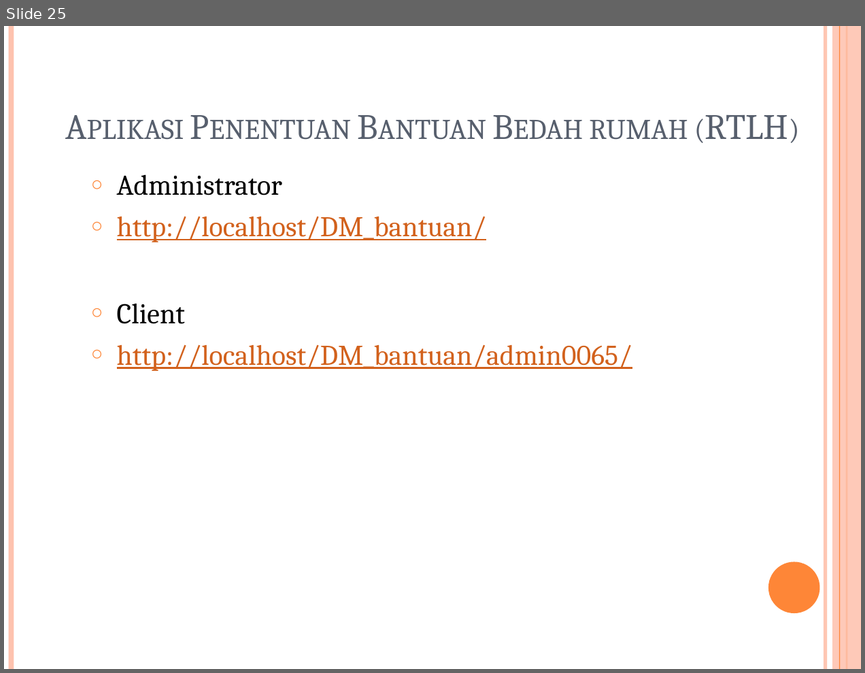
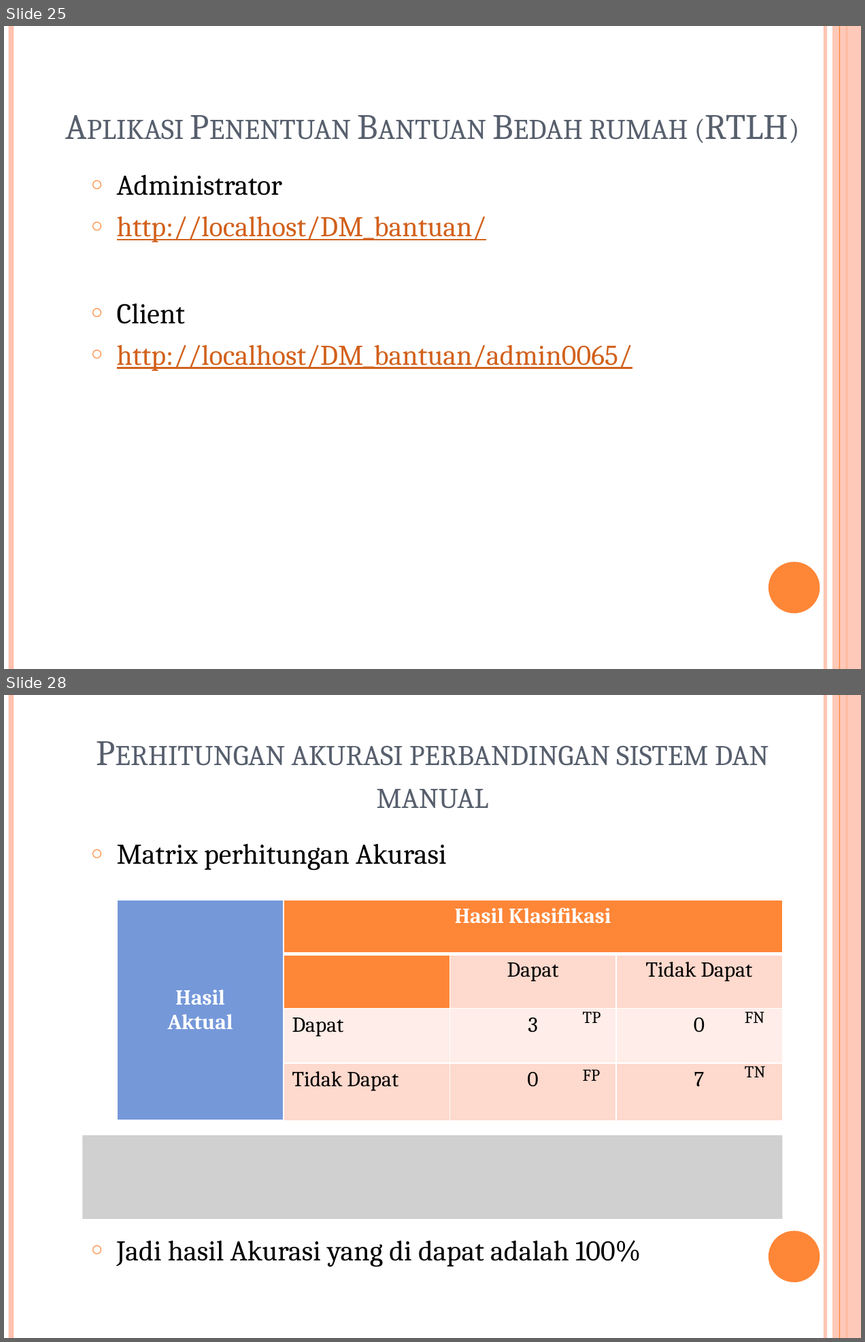
Before and after one commit to Shoichiinaba/Laporan-TA-Full, a slide deck: Presentation TA.pptx. Shown one above the other, each under a label of ours: slide 25 before the commit, slides 25 and 28 after it; the slides between them are not shown. The pictures are 865x673 and 865x1342 pixels, drawn with LibreOffice and Linux fonts; fonts in the diff are those of the drawing; grey boxes stand for pictures; background and template pictures are left out. Boxes give left, top, right and bottom in pixels: in the first picture for what was removed or moved away, otherwise in the second. Text is boxed around its words. In the diff, an @@ line names an element or a change of style, - is before the commit and + after.

Commit message:
update ppt matrik akurasi & pengesahan

```diff
--- a/Presentation TA.pptx
+++ b/Presentation TA.pptx
@@ slide 28 added at (4, 695, 861, 1338), background picture (left out); not listed: 6 template elements that a slide beside it also shows @@
@@ title added at (292, 745, 768, 809), 30 pt, text #575F6D, small capitals @@
+Perhitungan akurasi perbandingan sistem dan manual
@@ text added at (117, 843, 446, 870), 24 pt, text #000000 @@
+○ Matrix perhitungan Akurasi
@@ table added at (117, 900, 782, 1117), 4 rows, 4 columns @@
+Hasil / Aktual | Hasil Klasifikasi |  | 
+ |  | Dapat | Tidak Dapat
+ | Dapat | 3 | 0
+ | Tidak Dapat | 0 | 7
@@ text added at (583, 1011, 601, 1023), 14 pt, text #000000 @@
+TP
@@ text added at (745, 1011, 764, 1023), 14 pt, text #000000 @@
+FN
@@ text added at (583, 1069, 600, 1081), 14 pt, text #000000 @@
+FP
@@ text added at (745, 1062, 766, 1077), 14 pt, text #000000 @@
+TN
@@ picture added at (83, 1136, 783, 1219) @@
@@ text added at (117, 1240, 640, 1267), 24 pt, text #000000 @@
+○ Jadi hasil Akurasi yang di dapat adalah 100%
```
Also in this commit, not shown: 2 other slides added, 1 other file.
